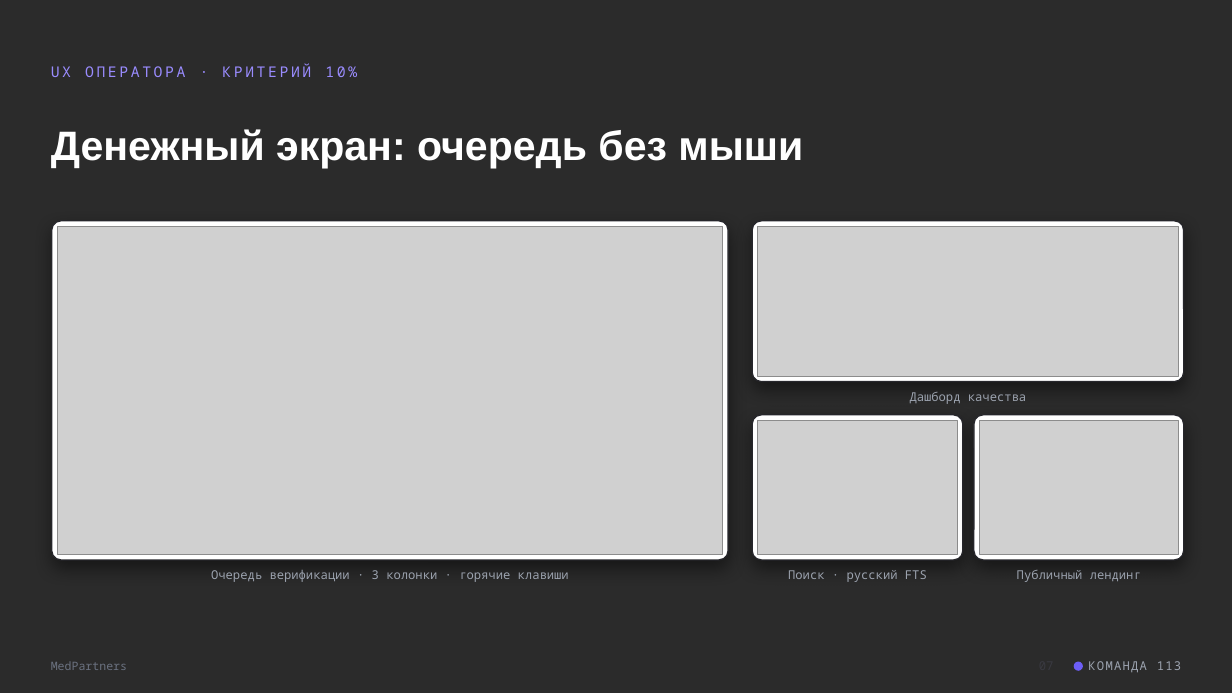
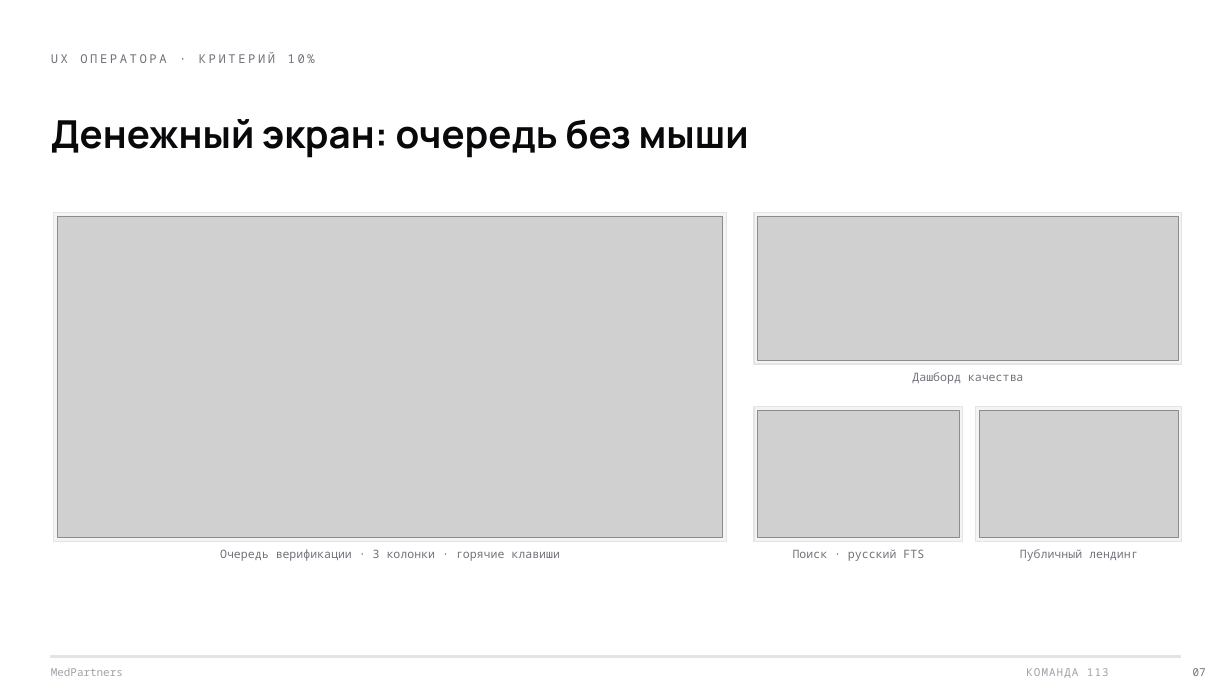
Before and after one commit to k4ssymzhomart/medarchive, a slide deck: slide 7 of docs_report/MedPartners_113.pptx. Drawn at 1232x693 pixels with LibreOffice and Linux fonts; fonts in the diff are those of the drawing; grey boxes stand for pictures; background and template pictures are left out; a plain dark background stands for a picture behind light text. Boxes give left, top, right and bottom in pixels: in the first picture for what was removed or moved away, otherwise in the second. Text is boxed around its words. In the diff, an @@ line names an element or a change of style, - is before the commit and + after.

```diff
--- a/docs_report/MedPartners_113.pptx
+++ b/docs_report/MedPartners_113.pptx
@@ background picture (left out) to #FFFFFF @@
@@ text "UX ОПЕРАТОРА · КРИТЕРИЙ 10%" moved from (x1=51, y1=63, x2=357, y2=77) to (x1=51, y1=52, x2=315, y2=63) @@
@@ text "UX ОПЕРАТОРА · КРИТЕРИЙ 10%" at (x1=51, y1=52, x2=315, y2=63): size 11.5 to 9.5 pt, text colour #9A8CFF to #71717A @@
@@ text "Денежный экран: очередь без мыши" moved from (x1=51, y1=129, x2=803, y2=168) to (x1=51, y1=119, x2=749, y2=158) @@
@@ text "Денежный экран: очередь без мыши" at (x1=51, y1=119, x2=749, y2=158): size 32 to 30 pt, font Arial to Manrope, text colour #FFFFFF to #09090B; line spacing 1.02 to 1.01 @@
@@ rectangle resized from (x1=52, y1=221, x2=728, y2=560) to (x1=54, y1=213, x2=726, y2=542) @@
@@ picture resized from (x1=57, y1=226, x2=723, y2=555) to (x1=57, y1=216, x2=723, y2=538) @@
@@ rectangle resized from (x1=752, y1=221, x2=1184, y2=382) to (x1=754, y1=213, x2=1182, y2=364) @@
@@ picture resized from (x1=758, y1=226, x2=1178, y2=376) to (x1=758, y1=216, x2=1178, y2=360) @@
@@ text "Дашборд качества" moved from (x1=910, y1=392, x2=1026, y2=404) to (x1=912, y1=372, x2=1023, y2=384) @@
@@ rectangle resized from (x1=752, y1=415, x2=963, y2=560) to (x1=754, y1=407, x2=963, y2=542) @@
@@ picture resized from (x1=758, y1=421, x2=958, y2=555) to (x1=758, y1=410, x2=959, y2=538) @@
@@ rounded rectangle to rectangle; fill #FFFFFF to #F4F4F5; outline #26262B 1 pt to #E4E4E7 1 pt; shadow off in 4 elements at (x1=54, y1=213, x2=726, y2=542), (x1=754, y1=213, x2=1182, y2=364), (x1=754, y1=407, x2=963, y2=542), (x1=976, y1=407, x2=1182, y2=542) @@
@@ rectangle resized from (x1=974, y1=415, x2=1184, y2=560) to (x1=976, y1=407, x2=1182, y2=542) @@
@@ picture resized from (x1=980, y1=421, x2=1178, y2=555) to (x1=980, y1=410, x2=1178, y2=538) @@
@@ text "Очередь верификации · 3 колонки ..." moved from (x1=211, y1=570, x2=569, y2=582) to (x1=220, y1=549, x2=560, y2=561) @@
@@ text "Поиск · русский FTS" moved from (x1=788, y1=570, x2=927, y2=582) to (x1=793, y1=549, x2=924, y2=561) @@
@@ size 9.5 to 9 pt, text colour #9CA3AF to #71717A in 4 elements at (x1=220, y1=549, x2=560, y2=561), (x1=912, y1=372, x2=1023, y2=384), (x1=793, y1=549, x2=924, y2=561), (x1=1020, y1=549, x2=1138, y2=561) @@
@@ text "Публичный лендинг" moved from (x1=1017, y1=570, x2=1141, y2=582) to (x1=1020, y1=549, x2=1138, y2=561) @@
@@ rectangle added at (x1=51, y1=656, x2=1181, y2=657), fill #E4E4E7, outline #E4E4E7 1 pt @@
@@ text "MedPartners" at (x1=51, y1=668, x2=123, y2=676): size 9 to 8.5 pt, text colour #6B7280 to #A1A1AA @@
@@ text "КОМАНДА 113" moved from (x1=1088, y1=661, x2=1181, y2=673) to (x1=1026, y1=668, x2=1109, y2=678) @@
@@ text "КОМАНДА 113" at (x1=1026, y1=668, x2=1109, y2=678): size 9.5 to 8.5 pt, text colour #9CA3AF to #A1A1AA, letter spacing 1 to 0.8 pt; alignment left to right @@
@@ ellipse removed at (x1=1074, y1=662, x2=1083, y2=671) @@
@@ text "07" moved from (x1=832, y1=651, x2=1054, y2=680) to (x1=1193, y1=668, x2=1206, y2=676) @@
@@ text "07" at (x1=1193, y1=668, x2=1206, y2=676): size 9.5 to 8.5 pt, text colour #3A3A42 to #71717A @@
```
Also in this commit, not shown: 7 other slides changed, 1 other file.
